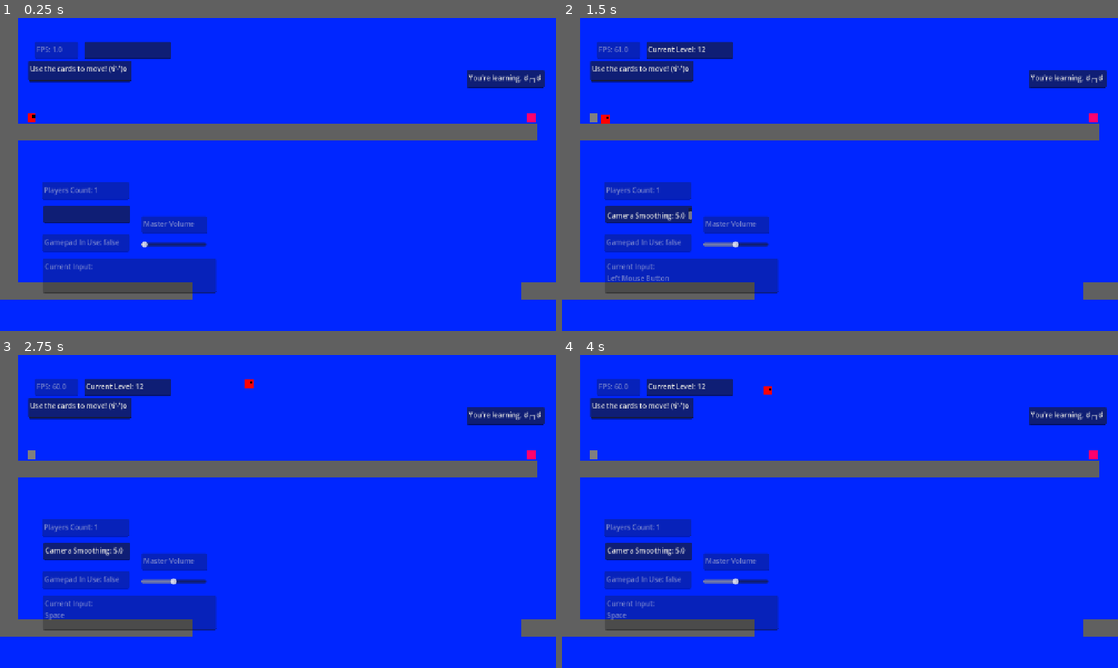
Above: before the commit, frames 1-4 (two rows, left to right).
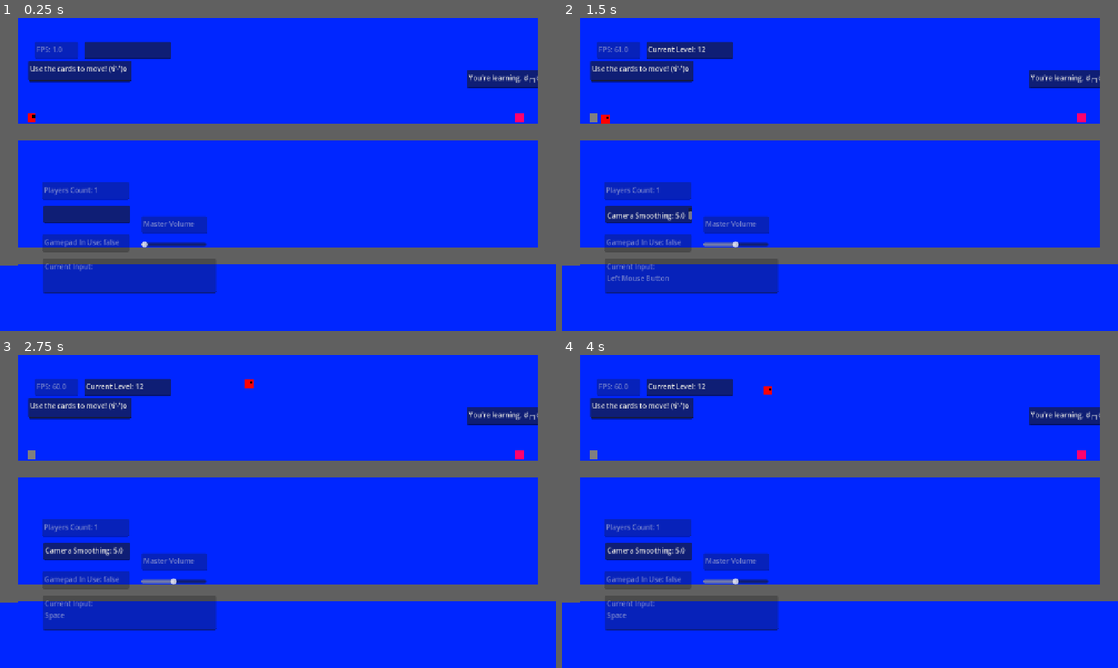
Above: after the commit, the same moments.

Repository: aduImperfect/GMTK20206_Game
Game: Godot game, scene res://Scenes/main.tscn
Two runs of this game, one before a commit and one after it. Both use one fixed random seed, a clock stepped at 60 frames per second and the inputs below.
Inputs (mouse positions are in pixels of both pictures, inside the frame that each line leads up to):
- Up to frame 1 (0.25 s): no input
- Up to frame 2 (1.5 s): click (689, 49) at 0.52 s; type "12" at 0.6 s; click (650, 215) at 0.75 s; type "12" at 0.83 s; tap Enter at 1.25 s; move the mouse to (962, 158) at 1.27 s; hold Right from 1.28 s (still down); tap Shift at 1.35 s; click (962, 158) at 1.42 s
- Up to frame 3 (2.75 s): keep holding Right; tap Space at 1.52, 2, 2.27 s; move the mouse to (166, 527) at 2.02 s; tap Shift at 2.1 s
- Up to frame 4 (4 s): move the mouse to (895, 442) at 2.77 s; release Right at 2.78 s; hold Left 2.78-3.53 s; tap Shift at 2.85, 3.6 s; move the mouse to (812, 574) at 3.52 s; hold Right from 3.53 s (still down); click (812, 574) at 3.67 s; tap Space at 3.77 s

The runs differ from the first frame. In frame 1, 10% of the frame differs, in the area x 0-100%, y 0-90%; in frame 2, 10%; in frame 3, 10%; in frame 4, 10%.

Commit message:
Updated first 3 levels to fixed camera

Diff:
--- a/gmtk-game/Levels/level_01.tscn
+++ b/gmtk-game/Levels/level_01.tscn
@@ -7,55 +7,33 @@
 [ext_resource type="PackedScene" uid="uid://o11jqegfw74n" path="res://Scenes/campos.tscn" id="4_ocwms"]
 
 [node name="Level_01" type="Node2D" unique_id=234875700]
+position = Vector2(0, 154)
 
 [node name="Start" parent="." unique_id=1470424718 instance=ExtResource("3_xfk5q")]
 position = Vector2(73, 229)
 
-[node name="Campos" parent="." unique_id=952399795 instance=ExtResource("4_ocwms")]
-position = Vector2(678, 190)
+[node name="Goal2" parent="." unique_id=1634378711 instance=ExtResource("2_8ffim")]
+position = Vector2(1195, 230)
 
-[node name="Goal2" parent="." unique_id=1634378711 instance=ExtResource("2_8ffim")]
-position = Vector2(1223, 230)
+[node name="Ground_W_R_2" parent="." unique_id=1751980 instance=ExtResource("1_vk57k")]
+position = Vector2(20, 210)
+scale = Vector2(1, 18)
 
-[node name="Ground_C_1" parent="." unique_id=1529564929 instance=ExtResource("1_vk57k")]
-position = Vector2(920, -132)
-scale = Vector2(44.03, 1)
-
-[node name="Ground_W_L_1" parent="." unique_id=648999026 instance=ExtResource("1_vk57k")]
-position = Vector2(20, 248)
-scale = Vector2(1, 20)
-
-[node name="Ground_W_R_1" parent="." unique_id=535263373 instance=ExtResource("1_vk57k")]
-position = Vector2(1820, 248)
-scale = Vector2(1, 20)
-
-[node name="Ground_F_1" parent="." unique_id=199922042 instance=ExtResource("1_vk57k")]
-position = Vector2(242, 628)
-scale = Vector2(10, 1)
-
-[node name="Ground_F_2" parent="." unique_id=87018978 instance=ExtResource("1_vk57k")]
-position = Vector2(1500, 628)
-scale = Vector2(15, 1)
-
-[node name="Ground_P_2" parent="." unique_id=692740273 instance=ExtResource("1_vk57k")]
-position = Vector2(1036, 262)
-scale = Vector2(10, 1)
-
-[node name="Ground_P_4" parent="." unique_id=1627510295 instance=ExtResource("1_vk57k")]
-position = Vector2(736.00006, 262)
-scale = Vector2(5, 1)
-
-[node name="Ground_P_5" parent="." unique_id=1827352975 instance=ExtResource("1_vk57k")]
-position = Vector2(536, 262)
-scale = Vector2(5, 1)
-
-[node name="Ground_P_6" parent="." unique_id=2083270353 instance=ExtResource("1_vk57k")]
-position = Vector2(336, 262)
-scale = Vector2(5, 1)
+[node name="Ground_W_R_3" parent="." unique_id=1153429463 instance=ExtResource("1_vk57k")]
+position = Vector2(1260, 208)
+scale = Vector2(1, 18)
 
 [node name="Ground_P_7" parent="." unique_id=852924870 instance=ExtResource("1_vk57k")]
-position = Vector2(141, 262)
-scale = Vector2(5, 1)
+position = Vector2(641.00006, 262)
+scale = Vector2(30, 1)
+
+[node name="Ground_P_8" parent="." unique_id=2105888604 instance=ExtResource("1_vk57k")]
+position = Vector2(640.00006, 548)
+scale = Vector2(30, 1)
+
+[node name="Ground_P_9" parent="." unique_id=238357404 instance=ExtResource("1_vk57k")]
+position = Vector2(640.00006, -130)
+scale = Vector2(30, 1)
 
 [node name="Death" parent="." unique_id=1296578022 instance=ExtResource("4_1cq4g")]
 position = Vector2(920, 750)
@@ -67,6 +45,7 @@
 offset_right = 1254.0
 offset_bottom = 161.0
 text = "You're learning. ಠ╭╮ಠ"
+metadata/_edit_use_anchors_ = true
 
 [node name="LevelObjective3" type="TextEdit" parent="." unique_id=948582256]
 offset_left = 65.0
@@ -74,3 +53,7 @@
 offset_right = 302.0
 offset_bottom = 147.0
 text = "Use the cards to move! (ง'̀-'́)ง"
+metadata/_edit_use_anchors_ = true
+
+[node name="Campos" parent="." unique_id=952399795 instance=ExtResource("4_ocwms")]
+position = Vector2(641, 0)
--- a/gmtk-game/Levels/level_02.tscn
+++ b/gmtk-game/Levels/level_02.tscn
@@ -2,6 +2,7 @@
 
 [ext_resource type="PackedScene" uid="uid://dbswmh8aba0vb" path="res://Scenes/start.tscn" id="1_2qs01"]
 [ext_resource type="PackedScene" uid="uid://c2gstpkex2tx8" path="res://Scenes/goal.tscn" id="2_iel4d"]
+[ext_resource type="PackedScene" uid="uid://o11jqegfw74n" path="res://Scenes/campos.tscn" id="3_6mfy8"]
 [ext_resource type="PackedScene" uid="uid://b36n3qasn3g46" path="res://Scenes/ground.tscn" id="3_i2y1e"]
 [ext_resource type="PackedScene" uid="uid://c7kw2s1jyomna" path="res://Scenes/death.tscn" id="4_bsxbt"]
 
@@ -13,24 +14,16 @@
 [node name="Goal" parent="." unique_id=1634378711 instance=ExtResource("2_iel4d")]
 position = Vector2(977, 413)
 
-[node name="Ground_C_1" parent="." unique_id=1751980 instance=ExtResource("3_i2y1e")]
-position = Vector2(920, -132)
-scale = Vector2(44.03, 1)
+[node name="Campos" parent="." unique_id=952399795 instance=ExtResource("3_6mfy8")]
+position = Vector2(678, 190)
 
-[node name="Ground_W_L_1" parent="." unique_id=16964396 instance=ExtResource("3_i2y1e")]
-position = Vector2(20, 248)
-scale = Vector2(1, 20)
+[node name="Ground_W_R_2" parent="." unique_id=1751980 instance=ExtResource("3_i2y1e")]
+position = Vector2(21, 363)
+scale = Vector2(1, 18)
 
-[node name="Ground_W_R_1" parent="." unique_id=1804239981 instance=ExtResource("3_i2y1e")]
-position = Vector2(1820, 248)
-scale = Vector2(1, 20)
-
-[node name="Ground_F_1" parent="." unique_id=1686414086 instance=ExtResource("3_i2y1e")]
-position = Vector2(240, 628)
-scale = Vector2(10, 1)
-
-[node name="Ground_F_2" parent="." unique_id=553455818 instance=ExtResource("3_i2y1e")]
-position = Vector2(1781, 628)
+[node name="Ground_W_R_3" parent="." unique_id=214894708 instance=ExtResource("3_i2y1e")]
+position = Vector2(1261, 361)
+scale = Vector2(1, 18)
 
 [node name="Ground_P_5" parent="." unique_id=350770238 instance=ExtResource("3_i2y1e")]
 position = Vector2(627, 443)
@@ -44,20 +37,13 @@
 position = Vector2(364, 483)
 scale = Vector2(5, 1)
 
-[node name="Ground_P_10" parent="." unique_id=1069145512 instance=ExtResource("3_i2y1e")]
-position = Vector2(683.00006, 628)
-scale = Vector2(14, 1)
-
-[node name="Ground_P_12" parent="." unique_id=893139727 instance=ExtResource("3_i2y1e")]
-position = Vector2(1361, 628)
-scale = Vector2(20, 1)
-
 [node name="LevelObjective" type="TextEdit" parent="." unique_id=512979000]
 offset_left = 60.0
 offset_top = 363.0
 offset_right = 223.0
 offset_bottom = 401.0
 text = "Jump good practice."
+metadata/_edit_use_anchors_ = true
 
 [node name="LevelEnd" type="TextEdit" parent="." unique_id=1581963938]
 offset_left = 1005.0
@@ -65,7 +51,16 @@
 offset_right = 1061.0
 offset_bottom = 375.0
 text = "Nice."
+metadata/_edit_use_anchors_ = true
 
 [node name="Death" parent="." unique_id=1296578022 instance=ExtResource("4_bsxbt")]
 position = Vector2(920, 750)
 scale = Vector2(100, 1)
+
+[node name="Ground_P_9" parent="." unique_id=340516949 instance=ExtResource("3_i2y1e")]
+position = Vector2(641.00006, 700)
+scale = Vector2(30, 1)
+
+[node name="Ground_P_10" parent="." unique_id=624409404 instance=ExtResource("3_i2y1e")]
+position = Vector2(638.00006, 21)
+scale = Vector2(30, 1)
--- a/gmtk-game/Levels/level_03.tscn
+++ b/gmtk-game/Levels/level_03.tscn
@@ -8,71 +8,67 @@
 
 [node name="Level_03" type="Node2D" unique_id=1762506268]
 
-[node name="Start" parent="." unique_id=1470424718 instance=ExtResource("1_1vin3")]
-position = Vector2(69, 594)
-
-[node name="Campos" parent="." unique_id=952399795 instance=ExtResource("2_f3lte")]
-position = Vector2(268, 585)
-
-[node name="Goal" parent="." unique_id=1634378711 instance=ExtResource("2_ojpmh")]
-position = Vector2(1787, 453)
-
-[node name="Ground_C_1" parent="." unique_id=1751980 instance=ExtResource("3_703nv")]
-position = Vector2(920, -132)
-scale = Vector2(44.03, 1)
-
-[node name="Ground_W_L_1" parent="." unique_id=810051558 instance=ExtResource("3_703nv")]
-position = Vector2(20, 248)
-scale = Vector2(1, 20)
-
-[node name="Ground_W_R_1" parent="." unique_id=44279467 instance=ExtResource("3_703nv")]
-position = Vector2(1820, 248)
-scale = Vector2(1, 20)
-
-[node name="Ground_F_1" parent="." unique_id=1632604068 instance=ExtResource("3_703nv")]
-position = Vector2(240, 628)
-scale = Vector2(10, 1)
-
-[node name="Ground_F_2" parent="." unique_id=1151708799 instance=ExtResource("3_703nv")]
-position = Vector2(1781, 628)
-
-[node name="Ground_P_4" parent="." unique_id=603075016 instance=ExtResource("3_703nv")]
-position = Vector2(596.00006, 483)
-scale = Vector2(5, 1)
-
-[node name="Ground_P_5" parent="." unique_id=473936102 instance=ExtResource("3_703nv")]
-position = Vector2(1095, 483)
-scale = Vector2(8, 1)
-
-[node name="Ground_P_8" parent="." unique_id=894913734 instance=ExtResource("3_703nv")]
-position = Vector2(1700, 483)
-scale = Vector2(5, 1)
-
-[node name="Ground_P_7" parent="." unique_id=2079323390 instance=ExtResource("3_703nv")]
-position = Vector2(264, 483)
-scale = Vector2(3, 1)
-
-[node name="LevelObjective" type="TextEdit" parent="." unique_id=591409077]
-offset_left = 57.0
-offset_top = 349.0
-offset_right = 360.0
-offset_bottom = 384.0
-text = "Jump good practice but with DANGER!"
-
-[node name="LevelObjective2" type="TextEdit" parent="." unique_id=128485132]
-offset_left = 1147.0
-offset_top = 671.0
-offset_right = 1297.0
-offset_bottom = 706.0
-text = "Hah, you fell. ಠ⌣ಠ"
-
-[node name="LevelEnd" type="TextEdit" parent="." unique_id=5469685]
-offset_left = 1631.0
-offset_top = 516.0
-offset_right = 1792.0
-offset_bottom = 554.0
-text = "Keep Going. (°ロ°)☝"
-
 [node name="Death" parent="." unique_id=1296578022 instance=ExtResource("4_gff3n")]
 position = Vector2(920, 750)
 scale = Vector2(100, 1)
+
+[node name="Start" parent="." unique_id=1470424718 instance=ExtResource("1_1vin3")]
+position = Vector2(78, 380)
+
+[node name="Campos" parent="." unique_id=952399795 instance=ExtResource("2_f3lte")]
+position = Vector2(678, 190)
+
+[node name="Goal" parent="." unique_id=1634378711 instance=ExtResource("2_ojpmh")]
+position = Vector2(1146, 444)
+
+[node name="Ground_W_R_2" parent="." unique_id=1751980 instance=ExtResource("3_703nv")]
+position = Vector2(21, 363)
+scale = Vector2(1, 18)
+
+[node name="Ground_W_R_3" parent="." unique_id=1323924261 instance=ExtResource("3_703nv")]
+position = Vector2(1261, 361)
+scale = Vector2(1, 18)
+
+[node name="Ground_P_5" parent="." unique_id=1348498635 instance=ExtResource("3_703nv")]
+position = Vector2(547, 357)
+scale = Vector2(8, 1)
+
+[node name="Ground_P_8" parent="." unique_id=1709120753 instance=ExtResource("3_703nv")]
+position = Vector2(807, 357)
+scale = Vector2(5, 1)
+
+[node name="Ground_P_12" parent="." unique_id=644116827 instance=ExtResource("3_703nv")]
+position = Vector2(639, 297)
+scale = Vector2(1, 2)
+
+[node name="Ground_P_11" parent="." unique_id=693873029 instance=ExtResource("3_703nv")]
+position = Vector2(1055, 477)
+scale = Vector2(5, 1)
+
+[node name="Ground_P_7" parent="." unique_id=216681752 instance=ExtResource("3_703nv")]
+position = Vector2(170, 412)
+scale = Vector2(5, 1)
+
+[node name="LevelObjective" type="TextEdit" parent="." unique_id=434621396]
+offset_left = 76.0
+offset_top = 255.0
+offset_right = 239.0
+offset_bottom = 293.0
+text = "Jump gap practice."
+metadata/_edit_use_anchors_ = true
+
+[node name="LevelEnd" type="TextEdit" parent="." unique_id=1947659586]
+offset_left = 1152.0
+offset_top = 360.0
+offset_right = 1208.0
+offset_bottom = 396.0
+text = "Nice."
+metadata/_edit_use_anchors_ = true
+
+[node name="Ground_P_9" parent="." unique_id=31122729 instance=ExtResource("3_703nv")]
+position = Vector2(641.00006, 700)
+scale = Vector2(30, 1)
+
+[node name="Ground_P_10" parent="." unique_id=2051624496 instance=ExtResource("3_703nv")]
+position = Vector2(638.00006, 21)
+scale = Vector2(30, 1)
